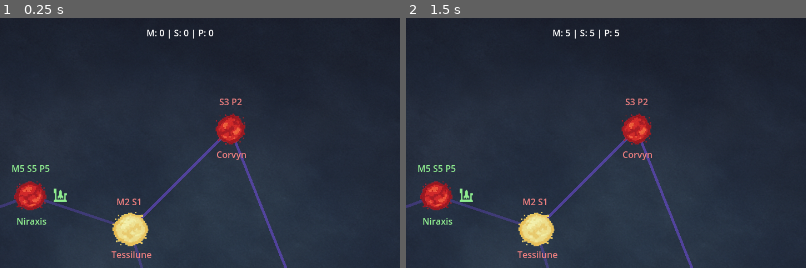
Above: before the commit, frames 1-2 (left to right).
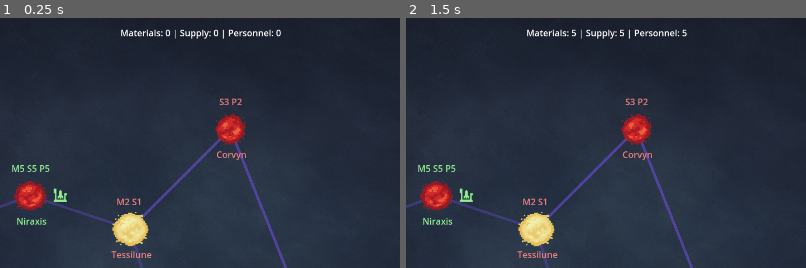
Above: after the commit, the same moments.

Repository: igjese/galaxy-campaign
Game: Godot game, scene res://map.tscn
Same seed, same stepped clock (60 frames per second), same inputs: the game is played once before the commit and once after it.
Inputs:
- Up to frame 1 (0.25 s): no input
- Up to frame 2 (1.5 s): click "End Turn" at 0.5 s; click "Velthara" at 1.25 s
The pictures show only the part of the screen within x 25-75%, y 0-50%; the shares and areas given below are measured in that part.

The runs differ from the first frame. In frame 1, 0.7% of the frame differs, in the area x 30-71%, y 4-9%; in frame 2, 0.7%.

Commit message:
no message

Diff:
--- a/map.gd
+++ b/map.gd
@@ -66,7 +66,7 @@
     $UI/TurnCount.text = "Turn: %d" % GameData.turn
 
 func update_resource_totals():
-    $UI/Resources.text = "M: %d | S: %d | P: %d" % [
+    $UI/Resources.text = "Materials: %d | Supply: %d | Personnel: %d" % [
         GameData.player_materials,
         GameData.player_supply,
         GameData.player_personnel
--- a/map.tscn
+++ b/map.tscn
@@ -37,11 +37,12 @@
 
 [node name="Resources" type="Label" parent="UI"]
 layout_mode = 0
-offset_left = 629.0
+offset_left = 440.0
 offset_top = 15.0
-offset_right = 750.0
+offset_right = 1015.0
 offset_bottom = 38.0
 text = "M: 0 | S: 0 | P: 0"
+horizontal_alignment = 1
 
 [node name="TurnCount" type="Label" parent="UI"]
 layout_mode = 0
